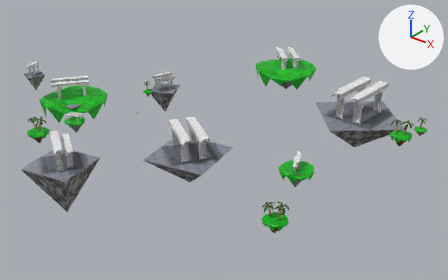
Renders of the glTF model models/islands.gltf from each side of a commit.
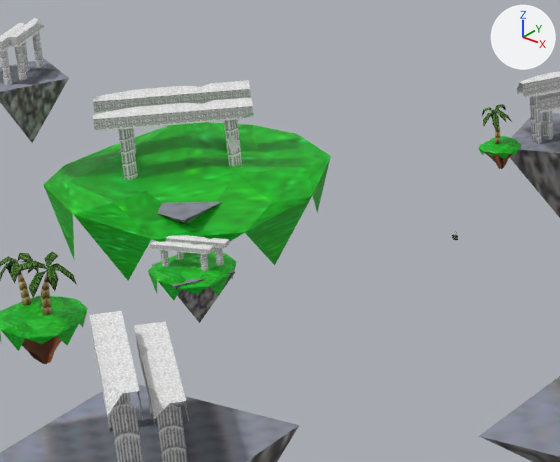
There are two pictures of each version: one whole from a 50 mm camera at (608.0, -696.0, 440.0) aimed at (42.0, 10.0, 2.0), one close up on the part from 6% to 36% of the width and 20% to 59% of the height. Lighting does not change. The marker at upper right points along +X, +Y and +Z. Where no turn or scale is listed for an object, it has been applied to the vertices. Vertices at the same position are counted once.

The first close-up shows 'Icosphere.010', 'Icosphere.013', 'Icosphere.016', 'LLL.002', 'LLL.003', 'LLL.005', 'LLL.020', 'LLL.022', 'Room_1.041', 'Room_1.042', 'Room_1.043', 'TREP.007'.
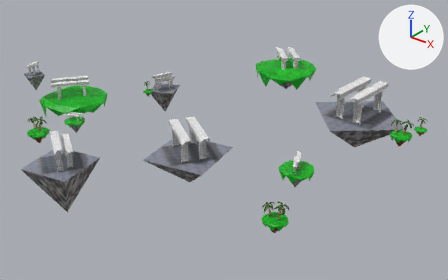
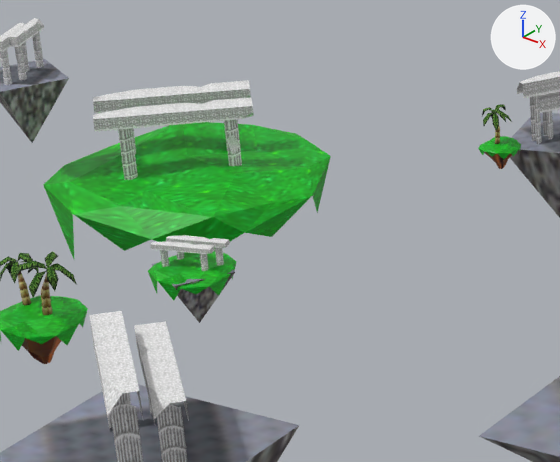
Boxes [x1, y1, x2, y2] around the edits, measured in the close-ups (560 x 462 px; the box of a moved part takes in the faces that stretch with it):
'Icosphere.010', reshaped (13% shorter)
    before: [43, 122, 331, 280]
    after: [43, 122, 331, 259]
part 1 of me_icosphere_008, moved or reshaped
    both: [70, 174, 272, 239]
part 2 of me_icosphere_008, moved or reshaped
    before: [73, 214, 152, 280]
    after: [73, 214, 151, 251]
part 3 of me_icosphere_008, moved or reshaped
    before: [245, 196, 312, 265]
    after: [245, 196, 312, 237]

The change in detail:
me_icosphere_008 has 36 vertices, 50 faces and spans x -58.5..58.5, y -61.5..61.5, z -28.0..14.2.
me_icosphere_008 is used by ob_icosphere_010; location (-270.4, -39.2, 10.6).
Part 1, on me_icosphere_008:
Vertex 15 of me_icosphere_008 moves from (17.0, -52.3, 9.3) at pixel (114, 202) to (17.7, -49.2, 6.8) at pixel (121, 206).
Vertex 16 of me_icosphere_008 moves from (42.3, -30.8, -3.5) at pixel (197, 229) to (53.7, -30.8, 5.1) at pixel (212, 217).
Part 2, on me_icosphere_008:
Vertex 34 of me_icosphere_008 moves from (16.2, -49.8, -28.0) at pixel (128, 281) to (16.2, -49.8, -14.0) at pixel (124, 250).
Part 3, on me_icosphere_008:
Vertex 35 of me_icosphere_008 moves from (52.3, 0.0, -28.0) at pixel (274, 265) to (52.3, 0.0, -14.6) at pixel (271, 237).
